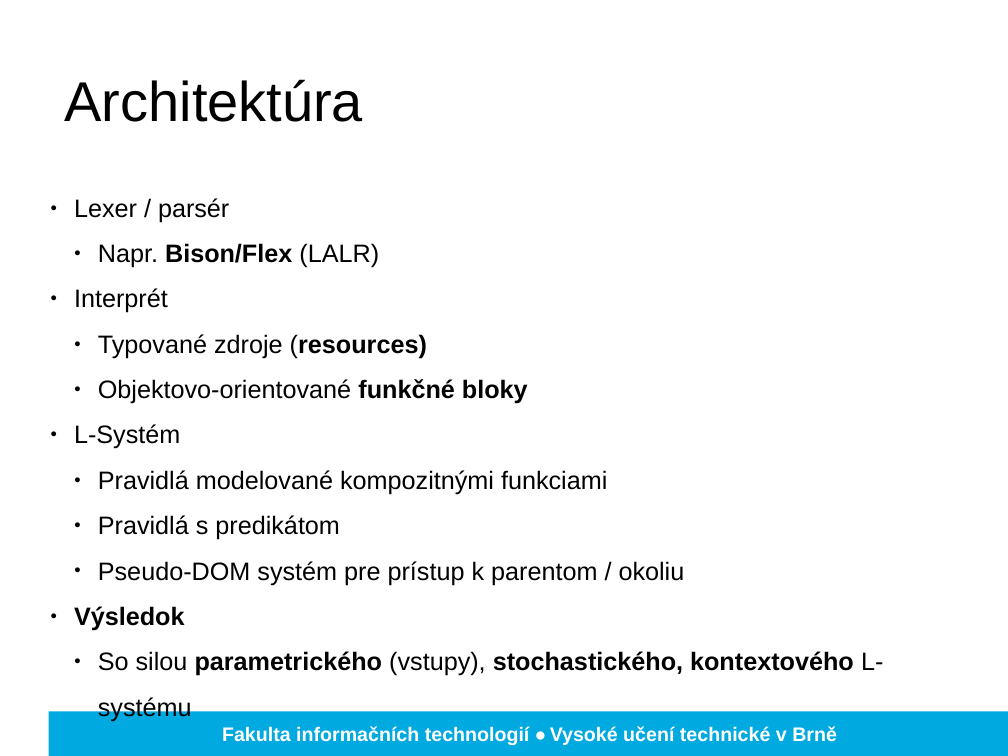
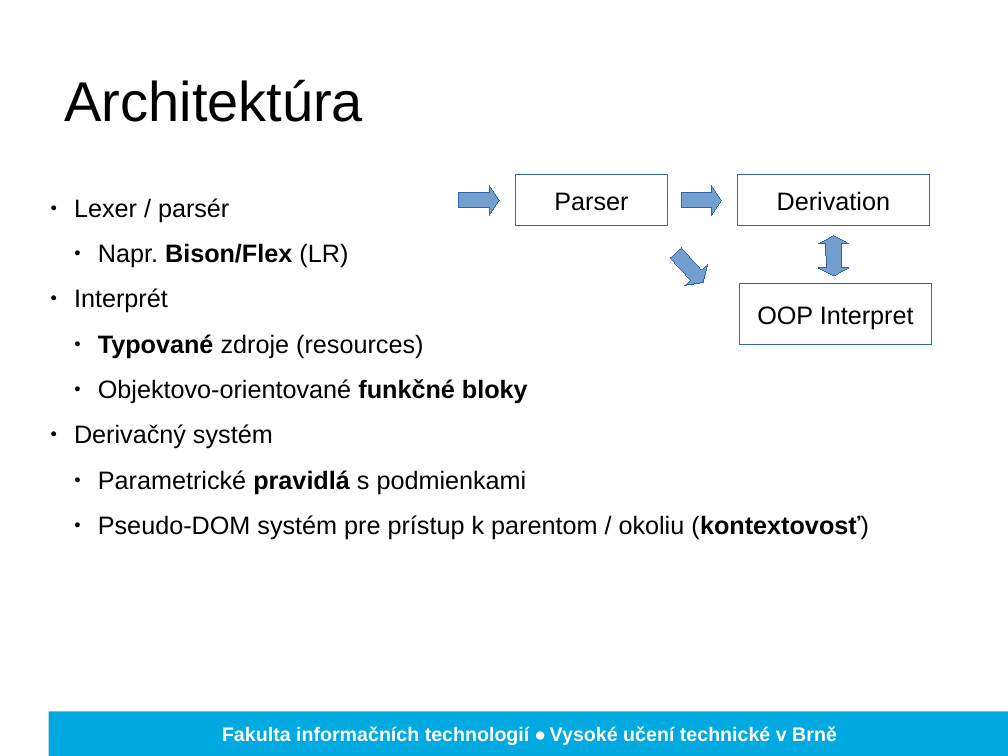
Before and after one commit to Romop5/procgen, a slide deck: slide 5 of obhajoby/zima.pptx (slide 4 before the commit). Drawn at 1008x756 pixels with LibreOffice and Linux fonts; fonts in the diff are those of the drawing; background and template pictures are left out. Boxes give left, top, right and bottom in pixels: in the first picture for what was removed or moved away, otherwise in the second. Text is boxed around its words. In the diff, an @@ line names an element or a change of style, - is before the commit and + after.

```diff
--- a/obhajoby/zima.pptx
+++ b/obhajoby/zima.pptx
@@ rectangle added at (516,175,667,226), fill #FFFFFF, outline #3465A4 0.75 pt, 18 pt, text #000000 @@
+Parser
@@ rectangle added at (738,175,929,226), fill #FFFFFF, outline #3465A4 0.75 pt, 18 pt, text #000000 @@
+Derivation
@@ freeform shape added at (459,185,499,216), fill #729FCF, outline #3465A4 0.75 pt @@
@@ freeform shape added at (681,185,722,216), fill #729FCF, outline #3465A4 0.75 pt @@
@@ freeform shape added at (818,236,849,276), fill #729FCF, outline #3465A4 0.75 pt @@
@@ text at (98,243,348,268): text changed; bold on @@
-  ● Napr. Bison/Flex (LALR)
+  ● Napr. Bison/Flex (LR)
@@ freeform shape added at (665,243,714,293), fill #729FCF, outline #3465A4 0.75 pt @@
@@ rectangle added at (740,283,931,344), fill #FFFFFF, outline #3465A4 0.75 pt, 18 pt, text #000000 @@
+OOP Interpret
@@ text at (98,334,423,358): bold on in "Typované"; bold off in "(resources)" @@
@@ text at (74,424,869,540): text changed @@
-● L-Systém
-  ● Pravidlá modelované kompozitnými funkciami
-  ● Pravidlá s predikátom
-  ● Pseudo-DOM systém pre prístup k parentom / okoliu
-● Výsledok
-  ● So silou parametrického (vstupy), stochastického, kontextového L-systému
+● Derivačný systém
+  ● Parametrické pravidlá s podmienkami
+  ● Pseudo-DOM systém pre prístup k parentom / okoliu (kontextovosť)
```
Also in this commit, not shown: 2 other slides changed, 3 slides added, 2 slides removed.
